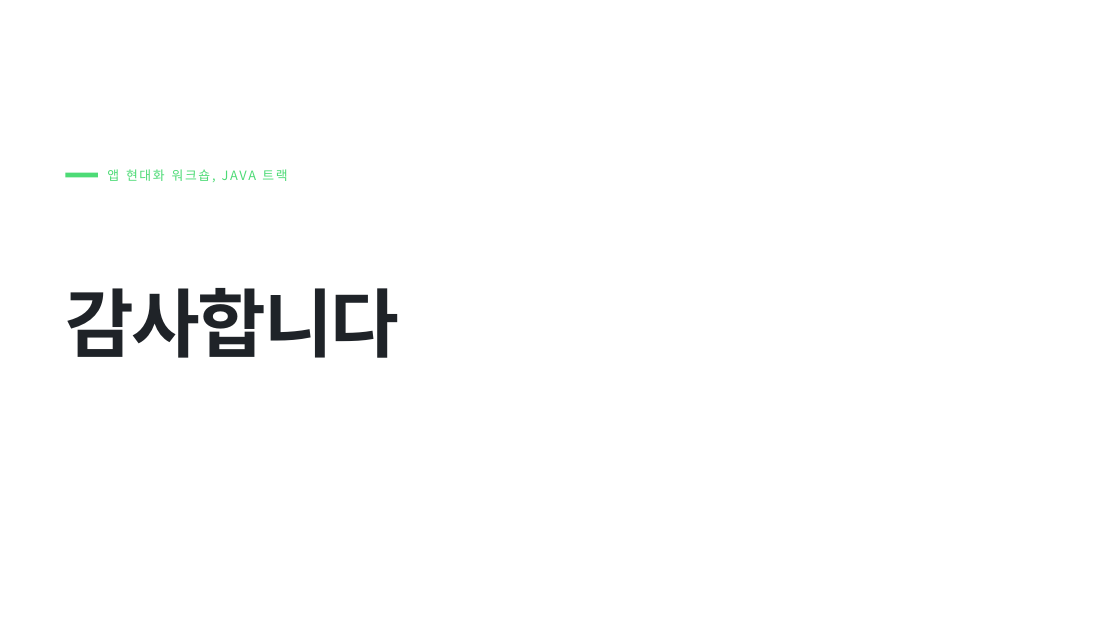
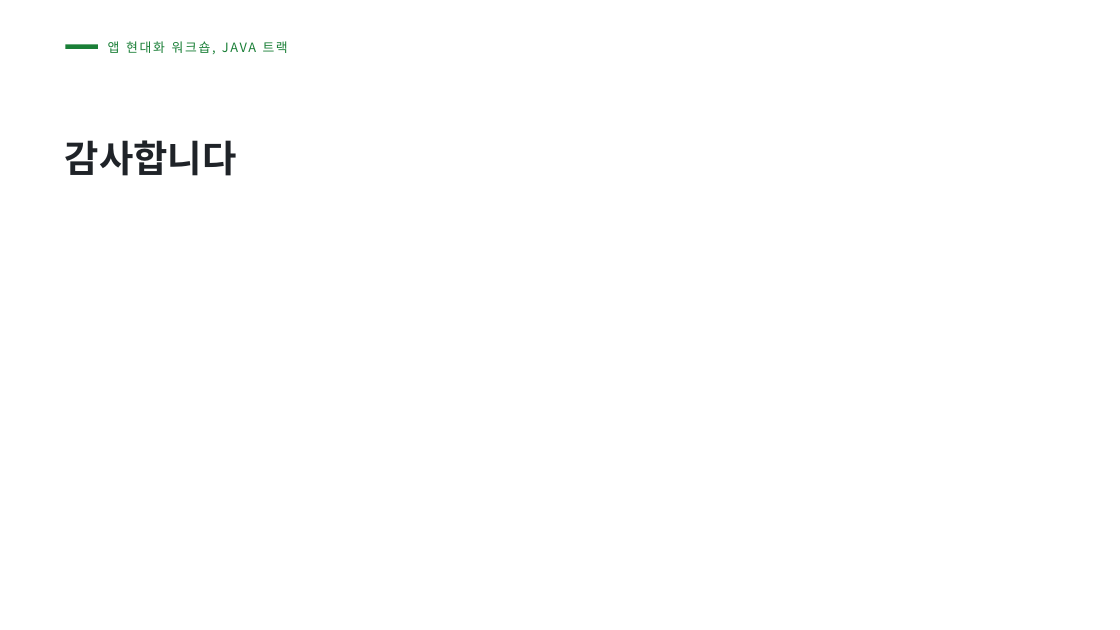
Before and after one commit to devkimchi/app-modernisation-workshop, a slide deck: slide 16 of docs/slides/app-modernisation-workshop-java.pptx. Drawn at 1120x630 pixels with LibreOffice and Linux fonts; fonts in the diff are those of the drawing; background and template pictures are left out. Boxes give left, top, right and bottom in pixels: in the first picture for what was removed or moved away, otherwise in the second. Text is boxed around its words. In the diff, an @@ line names an element or a change of style, - is before the commit and + after.

```diff
--- a/docs/slides/app-modernisation-workshop-java.pptx
+++ b/docs/slides/app-modernisation-workshop-java.pptx
@@ rectangle added at [66, 45, 98, 50], fill #1A7F37 @@
@@ text "앱 현대화 워크숍, JAVA 트랙": place and size @@
-text "앱 현대화 워크숍, JAVA 트랙" at [107, 169, 287, 182]
+text "앱 현대화 워크숍, JAVA 트랙" at [108, 41, 288, 54]
@@ text "앱 현대화 워크숍, JAVA 트랙" at [108, 41, 288, 54]: text colour #4DDB76 to #1A7F37 @@
@@ title "감사합니다": place and size @@
-title "감사합니다" at [65, 288, 399, 358]
+title "감사합니다" at [65, 140, 237, 176]
@@ title "감사합니다" at [65, 140, 237, 176]: size 64 to 32 pt, letter spacing -2 to 0 pt; line spacing 0.96 to 0.95; vertical alignment bottom to top @@
@@ rectangle removed at [66, 173, 98, 178] @@
```
